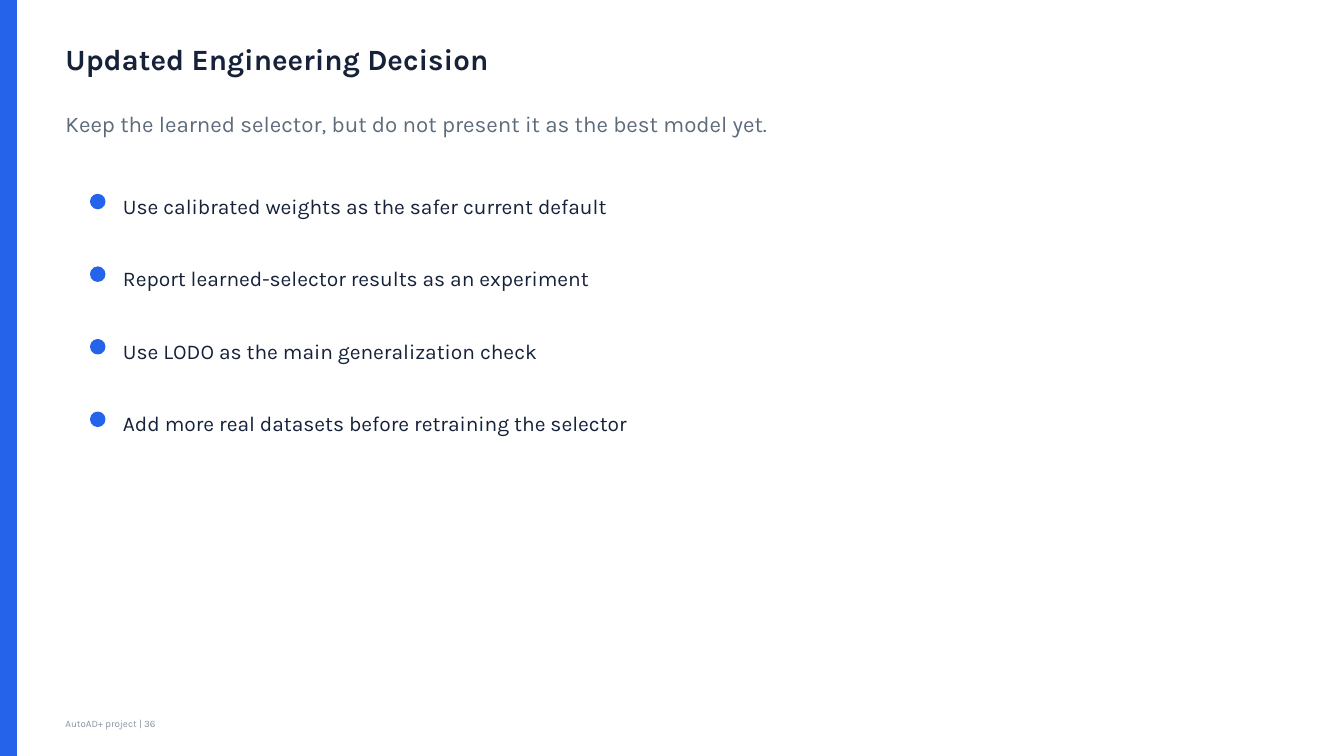
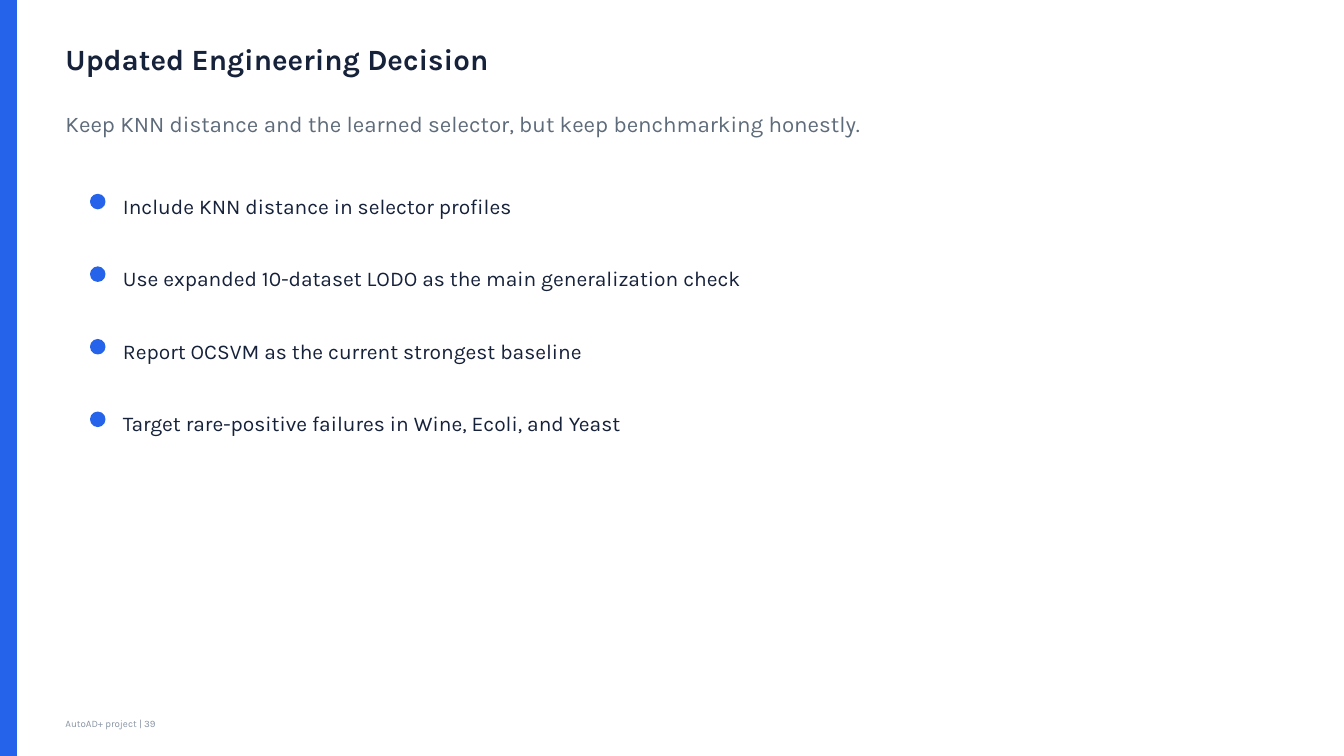
Before and after one commit to 02deno/Automated-Anomaly-Detection-Project, a slide deck: slide 39 of output/presentations/AutoAD_Project_Presentation_updated.pptx (slide 36 before the commit). Drawn at 1344x756 pixels with LibreOffice and Linux fonts; fonts in the diff are those of the drawing. Boxes give left, top, right and bottom in pixels: in the first picture for what was removed or moved away, otherwise in the second. Text is boxed around its words. In the diff, an @@ line names an element or a change of style, - is before the commit and + after.

Commit message:
Add new result CSV files for leave-one-dataset-out analysis and model comparisons after merging datasets
- Created `leave_one_dataset_out_after_merge.csv` to store results of leave-one-out experiments.
- Added `merge_impact_lodo_comparison.csv` to compare average metrics before and after merging datasets.
- Introduced `real_data_expanded_model_comparison_after_merge.csv` for model performance metrics on real data post-merge.
- Added `real_data_expanded_summary_after_merge.csv` to summarize detailed results of various models on real datasets after merging.

```diff
--- a/output/presentations/AutoAD_Project_Presentation_updated.pptx
+++ b/output/presentations/AutoAD_Project_Presentation_updated.pptx
@@ text at (65, 116, 860, 138): text changed @@
-Keep the learned selector, but do not present it as the best model yet.
+Keep KNN distance and the learned selector, but keep benchmarking honestly.
@@ text at (123, 199, 511, 219): text changed @@
-Use calibrated weights as the safer current default
+Include KNN distance in selector profiles
@@ text at (123, 271, 740, 291): text changed @@
-Report learned-selector results as an experiment
+Use expanded 10-dataset LODO as the main generalization check
@@ text at (123, 344, 581, 364): text changed @@
-Use LODO as the main generalization check
+Report OCSVM as the current strongest baseline
@@ text at (123, 416, 620, 436): text changed @@
-Add more real datasets before retraining the selector
+Target rare-positive failures in Wine, Ecoli, and Yeast
```
Also in this commit, not shown: 10 other slides changed, 7 slides added, 5 slides removed, 7 other files.
